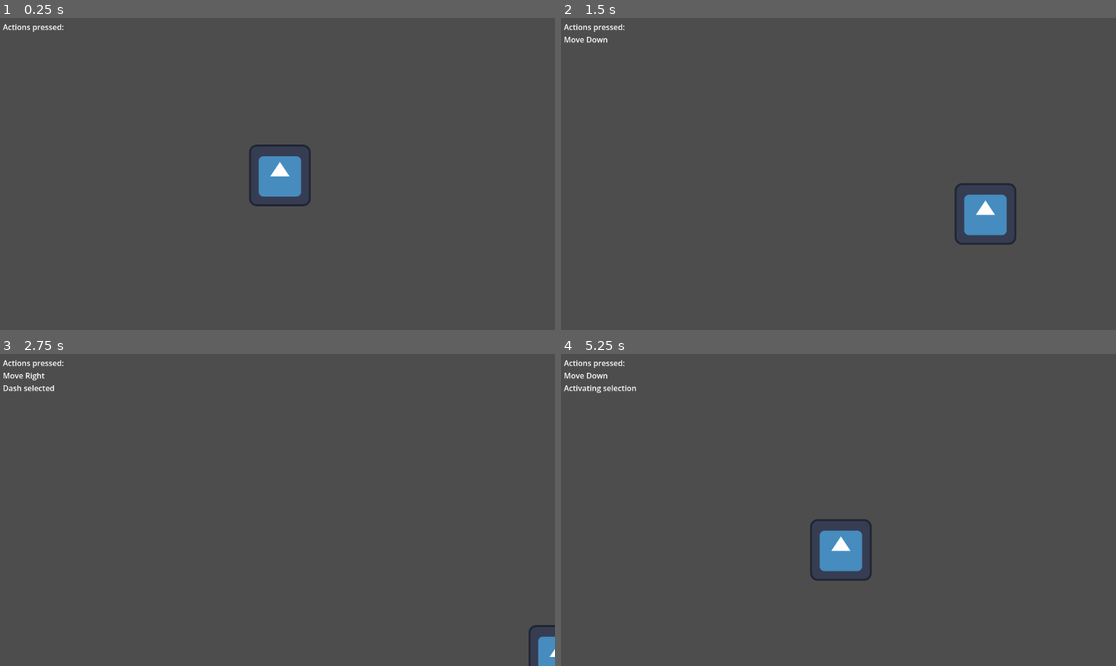
Above: before the commit, frames 1-4 (two rows, left to right).
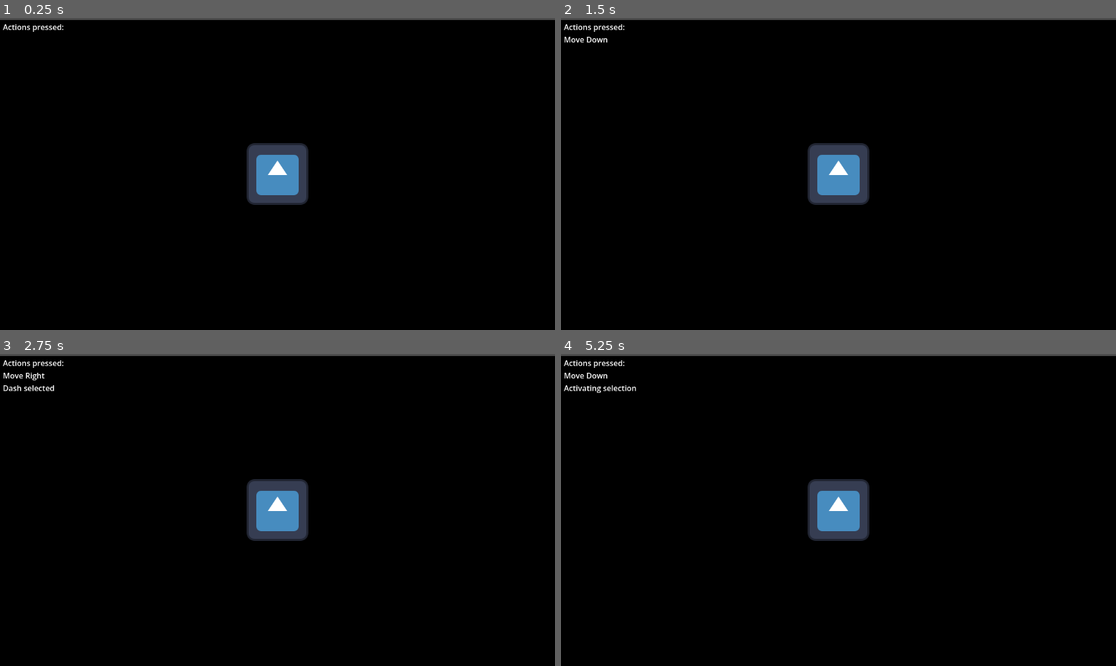
Above: after the commit, the same moments.

Repository: Rhyslan/GuitarBoard_Game
Game: Godot game, scene res://scenes/test/test.tscn
Same seed, same stepped clock (60 frames per second), same inputs: the game is played once before the commit and once after it. The engine's default icon, where the game draws it, is replaced by a stand-in: a white triangle on a blue panel in a dark square.
Inputs:
- Up to frame 1 (0.25 s): no input
- Up to frame 2 (1.5 s): tap Enter at 0.5 s; hold D (Right) 0.53-1.28 s; hold Left (Attack) 0.53-1.28 s; tap Space (Jump) at 0.77 s; hold S (Down) from 1.28 s (still down); tap 2 (Beam) at 1.35 s
- Up to frame 3 (2.75 s): tap Space (Jump) at 1.52 s; release S (Down) at 2.03 s; hold D (Right) from 2.03 s (still down); hold 4 (Dash) from 2.03 s (still down)
- Up to frame 4 (5.25 s): release D (Right) at 2.78 s; release 4 (Dash) at 2.78 s; hold W (Up) 2.78-3.53 s; tap 1 (Gun) at 2.85 s; tap Space (Jump) at 3.02, 3.77, 4.52 s; hold 5 (Shield) 3.53-4.28 s; hold A (Left) 3.53-5.03 s; tap 3 (Slash) at 4.35 s; hold S (Down) from 5.03 s (still down); hold Left (Attack) from 5.03 s (still down)

The runs differ from the first frame. In frame 1, 98% of the frame differs, in the area x 0-100%, y 0-100%; in frame 2, 98%; in frame 3, 98%; in frame 4, 98%.

Commit message:
Enemy spawning and follow logic
look at code comments for info

Diff:
--- /dev/null
+++ b/guitar-board/entities/enemies/enemies.gd
@@ -0,0 +1,22 @@
+extends CharacterBody2D
+# EnemyLogic all here, use as script for all enemies
+# Change variables (hp, etc) for individual enemies
+
+# health = hits to die
+var health = 2
+
+@onready var player = get_node("/root/Test/Player")
+#follows player position
+func _physics_process(delta):
+	var direction = global_position.direction_to(player.global_position)
+	velocity = direction * 300.0
+	move_and_slide()
+
+# Deletes mob when hp = 0
+func take_damage():
+	health -= 1
+	# sub in hurt animation here
+
+	if health == 0:
+		queue_free()
+	# death animation down here (add as child) and play on global pos
--- /dev/null
+++ b/guitar-board/entities/enemies/mob.tscn
@@ -0,0 +1,32 @@
+[gd_scene format=3 uid="uid://b0j21hee1km24"]
+
+[ext_resource type="Script" uid="uid://bsoc7oe4ak8bt" path="res://entities/enemies/enemies.gd" id="1_d8mg4"]
+[ext_resource type="Texture2D" uid="uid://ia7x8qr8jrxi" path="res://icon.svg" id="2_ns7y6"]
+
+[sub_resource type="RectangleShape2D" id="RectangleShape2D_483dy"]
+size = Vector2(33, 31)
+
+[sub_resource type="RectangleShape2D" id="RectangleShape2D_xapus"]
+
+[node name="Mob" type="CharacterBody2D" unique_id=409378065]
+platform_floor_layers = 4294901760
+script = ExtResource("1_d8mg4")
+
+[node name="Sprite2D" type="Sprite2D" parent="." unique_id=419129148]
+position = Vector2(-3.5527137e-15, -16)
+scale = Vector2(0.26504743, 0.24487862)
+texture = ExtResource("2_ns7y6")
+
+[node name="CollisionShape2D" type="CollisionShape2D" parent="." unique_id=1189409366]
+position = Vector2(0, -16)
+shape = SubResource("RectangleShape2D_483dy")
+
+[node name="Area2D" type="Area2D" parent="." unique_id=823155647]
+position = Vector2(2.9999924, 46.999996)
+scale = Vector2(-1.704392, 1.5044888)
+
+[node name="CollisionShape2D" type="CollisionShape2D" parent="Area2D" unique_id=534674006]
+position = Vector2(2, -42)
+shape = SubResource("RectangleShape2D_xapus")
+
+[node name="NavigationAgent2D" type="NavigationAgent2D" parent="." unique_id=1389526358]
--- a/guitar-board/entities/player/player.tscn
+++ b/guitar-board/entities/player/player.tscn
@@ -14,3 +14,5 @@
 
 [node name="CollisionShape2D" type="CollisionShape2D" parent="." unique_id=534078518]
 shape = SubResource("RectangleShape2D_abrql")
+
+[node name="Camera2D" type="Camera2D" parent="." unique_id=1237259525]
--- a/guitar-board/scenes/test/test.gd
+++ b/guitar-board/scenes/test/test.gd
@@ -38,3 +38,17 @@
 		input_list += "Reloading\n"
 
 	$CanvasLayer/UI/Label.text = input_list
+
+	# spawn path follows the player
+	# spawning always out of view
+	# random spawning anywhere on path2d rectangle
+func spawn_mob():
+	var new_mob = preload("res://entities/enemies/mob.tscn").instantiate()
+	%PathFollow2D.progress_ratio = randf()
+	new_mob.global_position = %PathFollow2D.global_position
+	add_child(new_mob)
+
+	#connected spawner to timer
+	#change wait time in inspector for timer to increase or decrease rate
+func _on_timer_timeout():
+	spawn_mob()
--- a/guitar-board/scenes/test/test.tscn
+++ b/guitar-board/scenes/test/test.tscn
@@ -3,11 +3,37 @@
 [ext_resource type="Script" uid="uid://ch6mhsl4nbe4e" path="res://scenes/test/test.gd" id="1_da6vm"]
 [ext_resource type="PackedScene" uid="uid://bg6bi64miavng" path="res://entities/player/player.tscn" id="2_st4qh"]
 
+[sub_resource type="Curve2D" id="Curve2D_st4qh"]
+_data = {
+"points": PackedVector2Array(0, 0, 0, 0, -913, -781, 0, 0, 0, 0, 208, -794, 0, 0, 0, 0, 889, -777, 0, 0, 0, 0, 1578, -799, 0, 0, 0, 0, 2365, -817, 0, 0, 0, 0, 2361, 220, 0, 0, 0, 0, 2356, 407, 0, 0, 0, 0, 2370, 1069, 0, 0, 0, 0, -304, 1109, 0, 0, 0, 0, -913, 1087, 0, 0, 0, 0, -922, -777)
+}
+point_count = 11
+
 [node name="Test" type="Node2D" unique_id=1115389140]
 script = ExtResource("1_da6vm")
 
+[node name="CanvasLayer2" type="CanvasLayer" parent="." unique_id=976736944]
+layer = -30
+
+[node name="ColorRect" type="ColorRect" parent="CanvasLayer2" unique_id=1070211585]
+offset_top = 4.0
+offset_right = 3120.0
+offset_bottom = 1706.0
+color = Color(0, 0, 0, 1)
+
 [node name="Player" parent="." unique_id=2057214509 instance=ExtResource("2_st4qh")]
-position = Vector2(581, 327)
+position = Vector2(1482, 901)
+platform_floor_layers = 4294901760
+
+[node name="Path2D" type="Path2D" parent="Player" unique_id=2075246612]
+position = Vector2(-620, -158)
+curve = SubResource("Curve2D_st4qh")
+
+[node name="PathFollow2D" type="PathFollow2D" parent="Player/Path2D" unique_id=1428995615]
+unique_name_in_owner = true
+position = Vector2(296.9326, 1100.0106)
+rotation = 3.1266348
+progress = 7238.3647
 
 [node name="CanvasLayer" type="CanvasLayer" parent="." unique_id=290768885]
 
@@ -32,3 +58,9 @@
 offset_bottom = -393.0
 grow_horizontal = 2
 grow_vertical = 2
+
+[node name="Timer" type="Timer" parent="." unique_id=1950464140]
+wait_time = 2.0
+autostart = true
+
+[connection signal="timeout" from="Timer" to="." method="_on_timer_timeout"]
Not shown, added: guitar-board/entities/enemies/enemies.gd.uid
